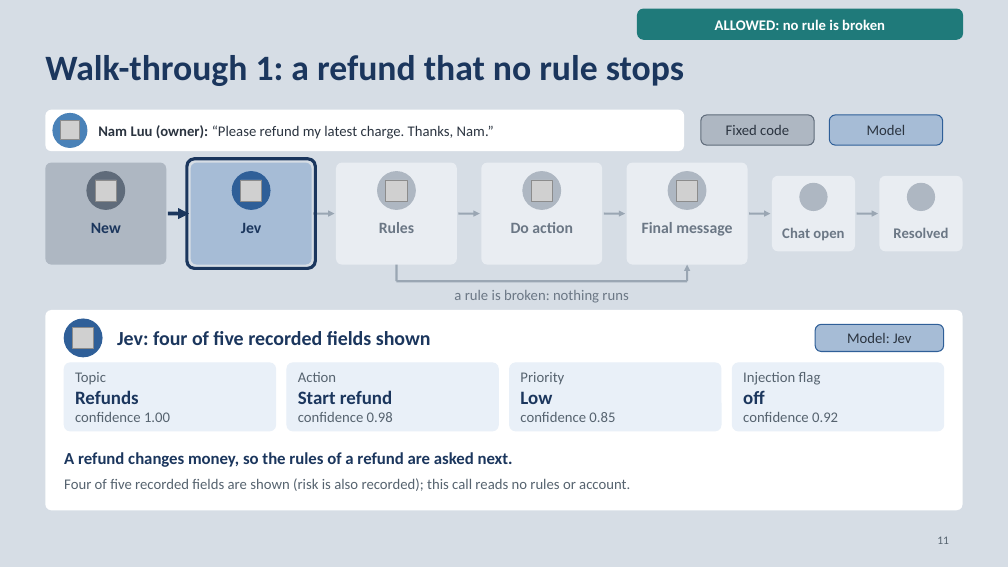
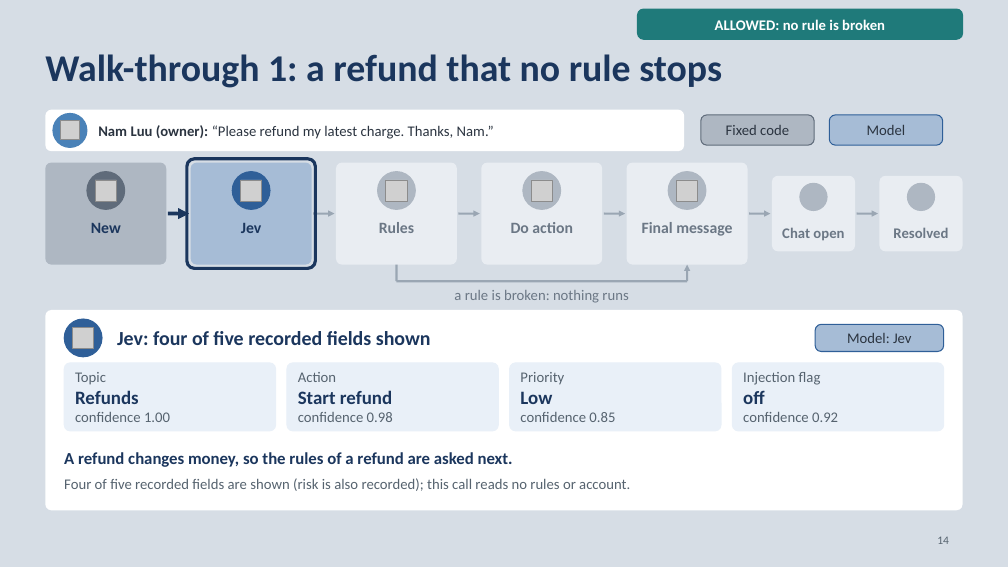
Before and after one commit to neilonthesky/english-presentation, a slide deck: slide 14 of slides/deck.pptx (slide 11 before the commit). Drawn at 1008x567 pixels with LibreOffice and Linux fonts; fonts in the diff are those of the drawing; grey boxes stand for pictures; background and template pictures are left out. Boxes give left, top, right and bottom in pixels: in the first picture for what was removed or moved away, otherwise in the second. Text is boxed around its words. In the diff, an @@ line names an element or a change of style, - is before the commit and + after.

```diff
--- a/slides/deck.pptx
+++ b/slides/deck.pptx
@@ text "Walk-through 1: a refund that ..." at (45, 54, 722, 88): size 34 to 36 pt @@
@@ page number at (937, 536, 949, 544): text changed @@
-11
+14
```
Also in this commit, not shown: 25 other slides changed, 6 slides added, 3 slides removed, 8 other files.
